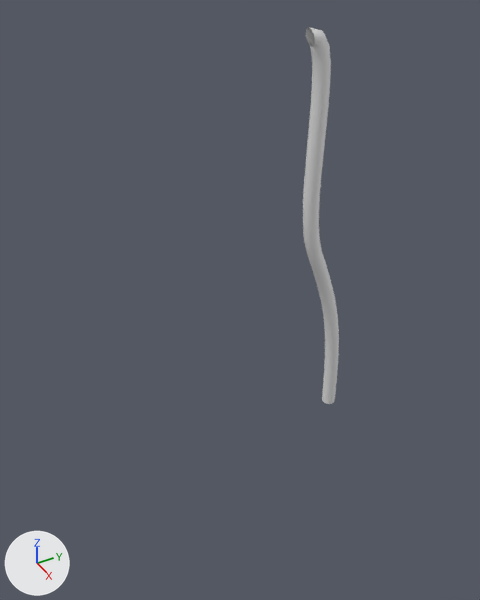
Two versions of the Blender file barstool.blend, one commit apart.
Both versions are drawn from a 50 mm lens placed at (4.29, -5.41, 2.76), pointed at (0.5, -3.32, -0.17). Arrows for +X, +Y and +Z are at lower left; the lights stay in place.

Names of what the first picture shows: 'BézierCurve'.
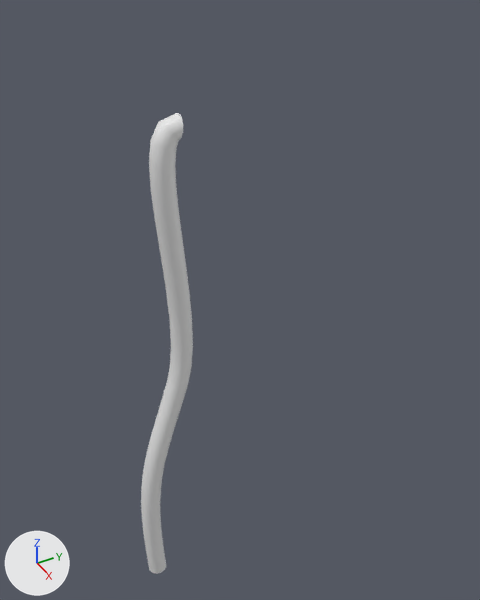
Where the change shows, as pixel boxes (x1, y1, x2, y2) in the pictures (480 x 600 px):
'BézierCurve', reshaped, moved (43% wider, 22% taller)
    before: (303, 27, 339, 404)
    after: (141, 113, 193, 574)

Edits to the bpy script that builds the scene:
```text
Change cu_béziercurve:
    add _sp = cu_béziercurve.splines.new('BEZIER'); _sp.bezier_points.add(0)
    add _sp.bezier_points.foreach_set('co', [0.869, 1.251, 0.0])
    add _sp.bezier_points.foreach_set('handle_left', [0.369, 1.058, 0.0])
    add _sp.bezier_points.foreach_set('handle_right', [1.529, 1.506, 0.0])
    add for _p, _l, _r in zip(_sp.bezier_points, ['ALIGNED'], ['ALIGNED']): _p.handle_left_type = _l; _p.handle_right_type = _r
    add _sp.order_u = 0
    add _sp.order_v = 0
    where _sp = cu_béziercurve.splines.new('BEZIER'); _sp.bezier_points.add(2)
    remove _sp.bezier_points.foreach_set('co', [-2.791, -0.502, -0.000762, -0.928, -0.326, 0.0, 1.0, 0.0, 0.0])
    remove _sp.bezier_points.foreach_set('handle_left', [-2.738, -0.771, -0.0302, -1.428, -0.52, 0.0, 0.0, 0.0, 0.0])
    remove _sp.bezier_points.foreach_set('handle_right', [-2.841, -0.246, 0.0272, -0.269, -0.0714, 0.0, 2.0, 0.0, 0.0])
    add _sp.bezier_points.foreach_set('co', [-2.741, -2.085, 0.0, -1.023, -2.187, 0.0, 0.754, -2.459, 0.0])
    add _sp.bezier_points.foreach_set('handle_left', [-2.698, -1.814, 0.0, -1.53, -2.014, 0.0, -0.245, -2.499, 0.0])
    add _sp.bezier_points.foreach_set('handle_right', [-2.781, -2.343, 0.0, -0.354, -2.415, 0.0, 1.754, -2.42, 0.0])
    where _sp = cu_béziercurve.splines.new('BEZIER'); _sp.bezier_points.add(2)
    add _sp.order_u = 0
    add _sp.order_v = 0
    add _sp = cu_béziercurve.splines.new('BEZIER'); _sp.bezier_points.add(0)
    add _sp.bezier_points.foreach_set('co', [-2.967, -1.828, 0.0])
    add _sp.bezier_points.foreach_set('handle_left', [-5.014, -3.828, 0.0])
    add _sp.bezier_points.foreach_set('handle_right', [-1.534, -0.426, 0.0])
    add for _p, _l, _r in zip(_sp.bezier_points, ['ALIGNED'], ['ALIGNED']): _p.handle_left_type = _l; _p.handle_right_type = _r
    add _sp.order_u = 0
    add _sp.order_v = 0
    add _sp = cu_béziercurve.splines.new('BEZIER'); _sp.bezier_points.add(0)
    add _sp.bezier_points.foreach_set('co', [1.304, -1.764, 0.0])
    add _sp.bezier_points.foreach_set('handle_left', [1.259, -1.767, 0.0])
    add _sp.bezier_points.foreach_set('handle_right', [1.349, -1.761, 0.0])
    add for _p, _l, _r in zip(_sp.bezier_points, ['ALIGNED'], ['ALIGNED']): _p.handle_left_type = _l; _p.handle_right_type = _r
    add _sp.order_u = 0
    add _sp.order_v = 0
    add _sp = cu_béziercurve.splines.new('BEZIER'); _sp.bezier_points.add(0)
    add _sp.bezier_points.foreach_set('co', [-2.872, -1.219, 0.0])
    add _sp.bezier_points.foreach_set('handle_left', [-4.918, -3.219, 0.0])
    add _sp.bezier_points.foreach_set('handle_right', [-1.438, 0.183, 0.0])
    add for _p, _l, _r in zip(_sp.bezier_points, ['ALIGNED'], ['ALIGNED']): _p.handle_left_type = _l; _p.handle_right_type = _r
Change ob_béziercurve:
    ob_béziercurve.location: (0.046, -1.985, -1.175) -> (1.186, -1.985, -1.175)
```
